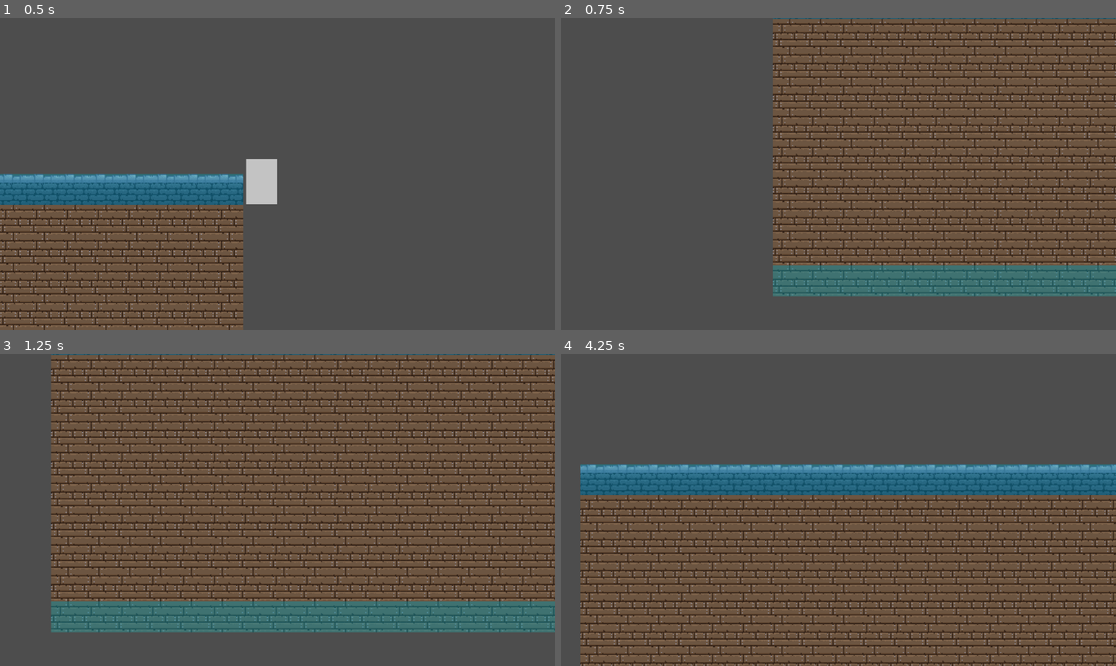
Above: before the commit, frames 1-4 (two rows, left to right).
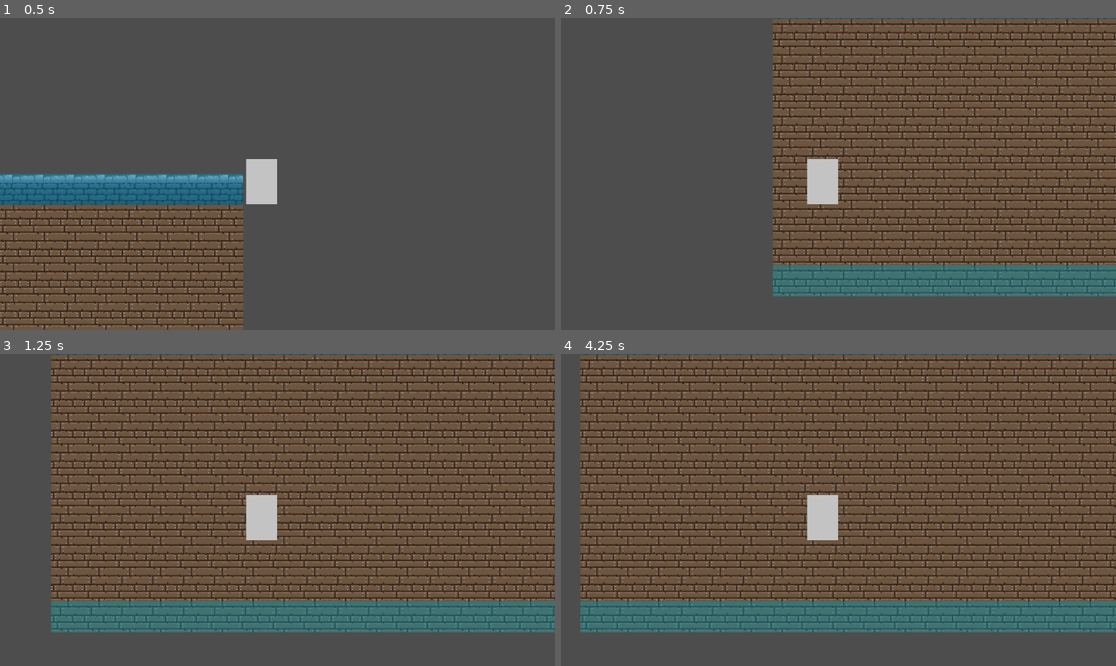
Above: after the commit, the same moments.

Repository: Alexxx180/Desert-Rage-2
Game: Godot game, scene res://assets/scenes/levels/caves/origin.tscn
Same seed, same stepped clock (60 frames per second), same inputs: the game is played once before the commit and once after it.
Inputs:
- Up to frame 1 (0.5 s): no input
- Up to frame 2 (0.75 s): tap Enter at 0.5 s; hold Right (right) from 0.53 s (still down); hold Ctrl (select) from 0.53 s (still down)
- Up to frame 3 (1.25 s): keep holding Right (right); keep holding Ctrl (select)
- Up to frame 4 (4.25 s): release Right (right) at 1.28 s; release Ctrl (select) at 1.28 s; hold Down (backward) 1.28-2.03 s; tap Ctrl (select) at 1.35, 2.85 s; hold Right (right) 2.03-2.78 s; hold Ctrl (select) 2.03-2.78 s; hold Up (forward) 2.78-3.53 s; hold Left (ui_left) from 3.53 s (still down); hold Ctrl (select) from 3.53 s (still down)

Frame 1 is identical in both runs. In frame 2, 0.8% of the frame differs, in the area x 44-50%, y 45-60%; in frame 3, 0.8%; in frame 4, 75%, in the area x 3-100%, y 0-100%.

Commit message:
Right Ctrl moves control to different character

Diff:
--- a/assets/scenes/actors/player/common/moves.gd
+++ b/assets/scenes/actors/player/common/moves.gd
@@ -1,6 +1,7 @@
 extends CharacterBody2D
 
 @export var speed: int = 40000
+@export var control: bool = false
 
 func press(primary: String, secondary: String) -> float:
 	var power: float = Input.get_action_strength(primary) - Input.get_action_strength(secondary)
@@ -12,4 +13,5 @@
 	move_and_slide()
 
 func _physics_process(delta):
-	move(delta)
+	if (control):
+		move(delta)
--- a/assets/scenes/levels/caves/origin.tscn
+++ b/assets/scenes/levels/caves/origin.tscn
@@ -25,9 +25,9 @@
 script = ExtResource("2_v04dd")
 
 [node name="ray" parent="group" instance=ExtResource("2_h3ui7")]
+control = true
 
 [node name="rock" parent="group" instance=ExtResource("2_h3ui7")]
-visible = false
 position = Vector2(3, 386)
 
 [node name="camera" type="Camera2D" parent="group"]
--- a/assets/systems/camera/group.gd
+++ b/assets/systems/camera/group.gd
@@ -1,15 +1,17 @@
 extends Node
 
 @onready var camera: Camera2D = $camera
-@onready var characters: Array = [$ray, $rock]
+@onready var heroes: Array = [$ray, $rock]
 
 var count: int = 2
-var hero: int = 0
+var main: int = 0
 
-func _ready(): camera.change(self, characters[hero])
+func _ready(): camera.change(self, heroes[main])
 
 func _input(event):
 	if (event.is_action_pressed("select")):
-		var next: int = (hero + 1) % count
-		camera.change(characters[hero], characters[next])
-		hero = next
+		var next: int = (main + 1) % count
+		heroes[main].control = !heroes[main].control
+		heroes[next].control = !heroes[next].control
+		camera.change(heroes[main], heroes[next])
+		main = next
